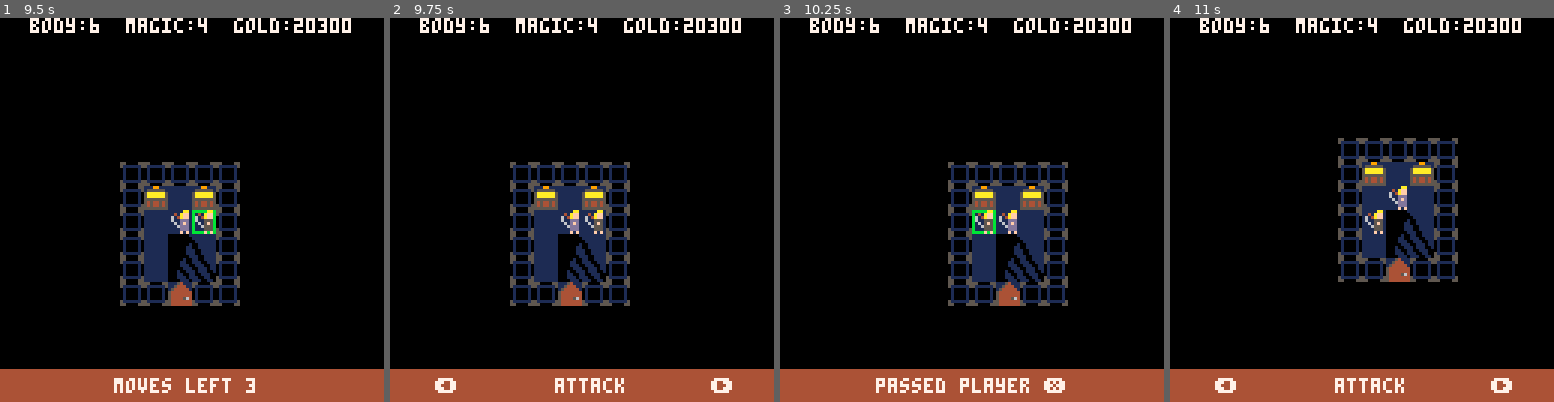
Above: before the commit, frames 1-4 (left to right).
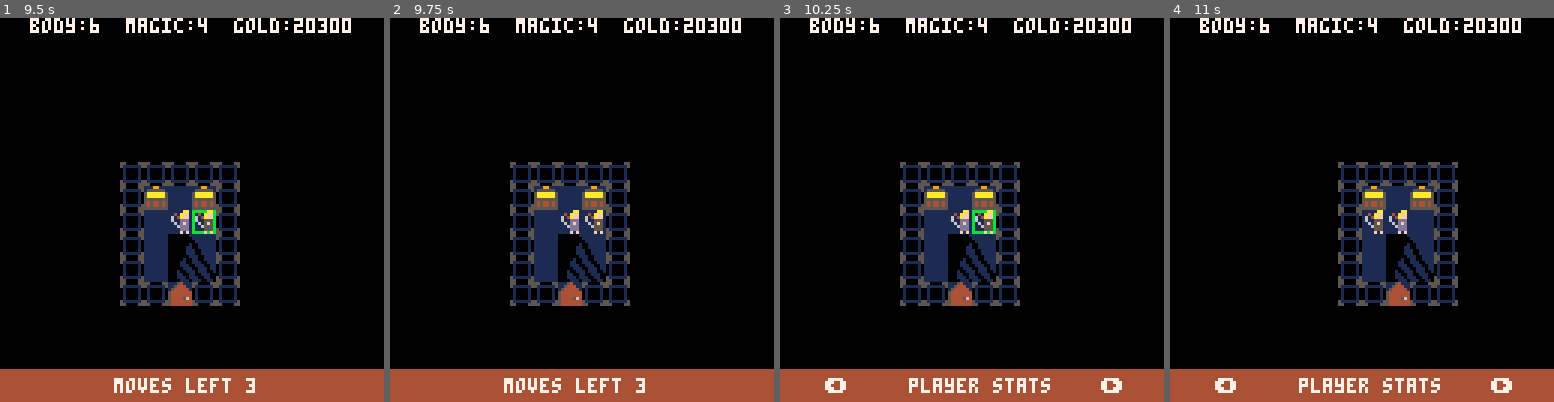
Above: after the commit, the same moments.

Repository: rad-corps/HQuest
Game: PICO-8 cartridge hq.p8
The game is run twice, just before and just after one commit, with the same random seed, the same clock (stepped at 60 frames per second) and the same inputs.
Inputs:
- Up to frame 1 (9.5 s): tap X (X key) at 0.33, 1.07, 1.85, 2.97, 4.08, 5.2, 6.32, 7.43, 8.55 s; tap O (Z key) at 0.7, 1.7, 2.1, 2.5, 2.9, 3.3, 3.7, 4.1, 4.5, 4.9, 5.3, 5.7, 6.1, 6.5, 6.9, 7.3, 7.7, 8.1, 8.5, 8.9, 9.3 s; hold Right 1.6-2.1 s; hold Up 2.15-2.42 s; hold Right 2.47-3.03 s; hold Left 3.08-3.58 s; hold Down 3.63-3.97 s; hold Right 4.02-4.68 s; hold Up 4.73-5.03 s; hold Left 5.08-5.68 s; hold Down 5.73-6.03 s; hold Right 6.08-6.58 s; hold Right 6.63-7.13 s; hold Up 7.18-7.45 s; hold Right 7.5-8.07 s; hold Left 8.12-8.62 s; hold Down 8.67-9 s; hold Right from 9.05 s (still down)
- Up to frame 2 (9.75 s): tap X (X key) at 9.67 s; tap O (Z key) at 9.7 s; release Right at 9.72 s
- Up to frame 3 (10.25 s): hold Up 9.77-10.07 s; tap O (Z key) at 10.1 s; hold Left from 10.12 s (still down)
- Up to frame 4 (11 s): tap O (Z key) at 10.5, 10.9 s; release Left at 10.72 s; hold Down from 10.77 s (still down); tap X (X key) at 10.78 s

Frame 1 is identical in both runs. In frame 2, 1.0% of the frame differs, in the area x 11-90%, y 93-98%; in frame 3, 10%, in the area x 11-90%, y 37-98%; in frame 4, 6.2%.

Commit message:
Added magic modifiers to weapons

Diff:
--- a/hq.p8
+++ b/hq.p8
@@ -134,7 +134,7 @@
 				{"short sword",2,0, "2 attack"},
 				{"axe", 3, 300, "3 attack"},
 				{"power axe", 5, 1000, "5 attack"},
-				{"magic axe", 6, 3000, "6 attack 1/2 cost magic"} --double str magic
+				{"magic axe", 6, 3000, "6 attack x2 magic str"} --double str magic
 			},
 			{ --wizard
 				{"staff", 1, 0, "1 attack"},
@@ -155,7 +155,17 @@
 		}
 	}
 
-	enemy_type = {--name, hp, ap
+	-- 	self.name = ed[1]
+	-- self.ms = ed[2]
+	-- self.ml = self.ms
+	-- self.ap = ed[3]
+	-- self.dp = ed[4]
+	-- self.bp = ed[5]
+	-- self.max_bp = self.bp
+	-- self.mp = ed[6]
+	-- self.sprite = ed[7]
+
+	enemy_type = {--name, moves, attack, defence, body, mind (unused), sprite
 	{"goblin",10,2,1,1,1, 16},
 	{"skeleton",6,2,2,1,0, 17},
 	{"zombie",5,2,3,1,0,18},
@@ -1031,7 +1041,8 @@
 				self.item_selection = 1
 			end
 
-		elseif self.state != "attack_menu" and ch_opened == false and self.ml == 0 then
+		--elseif self.state != "attack_menu" and ch_opened == false and self.ml == 0 then
+		elseif self.state != "attack_menu" and ch_opened == false then
 			self.state = "move_or_action"
 			self.menu_selection = 6
 		end
@@ -1250,15 +1261,22 @@
 	if self.mp >= spell[2] then
 		self.mp -= spell[2]
 		self:set_action_used()
+
+		--do we have a modifier for the magic power?
+		local weapon_name = self.weapon[1]
+		local magic_multiplier = 1
+		if(weapon_name == "magic axe" or weapon_name == "magic staff") magic_multiplier = 2
+		if(weapon_name == "wizard weapon") magic_multiplier = 4
+
 		if spell[1] == "heal" then --heal
 			local old_bp = spell_receiver.bp
-			spell_receiver.bp = min(spell_receiver.bp + 2, spell_receiver.max_bp)
+			spell_receiver.bp = min(spell_receiver.bp + 2 * magic_multiplier, spell_receiver.max_bp)
 			gui.add_message("heal cast on " .. spell_receiver.name)
 			gui.add_message(spell_receiver.bp - old_bp .. " body recovered")
 		elseif spell[1] == "fire" then --fire
 			local old_bp = spell_receiver.bp
 			gui.add_message("fire cast on " .. spell_receiver.name)
-			spell_receiver.bp = max(0, spell_receiver.bp - 1)
+			spell_receiver.bp = max(0, spell_receiver.bp - 1 * magic_multiplier)
 			gui.add_message(spell_receiver.name .. " lost " ..old_bp-spell_receiver.bp .. " body point(s)")
 			if spell_receiver.bp <= 0 then
 
